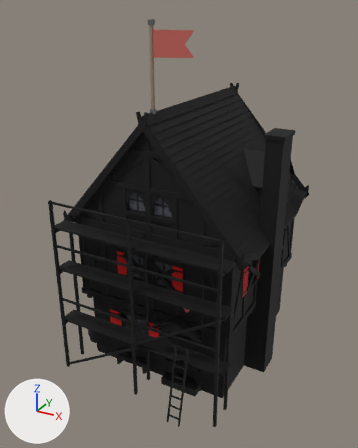
What one commit did to the glTF model game/assets/modelle/gebaeude/neubau/wohnhaus_elb_s2_g1.glb.
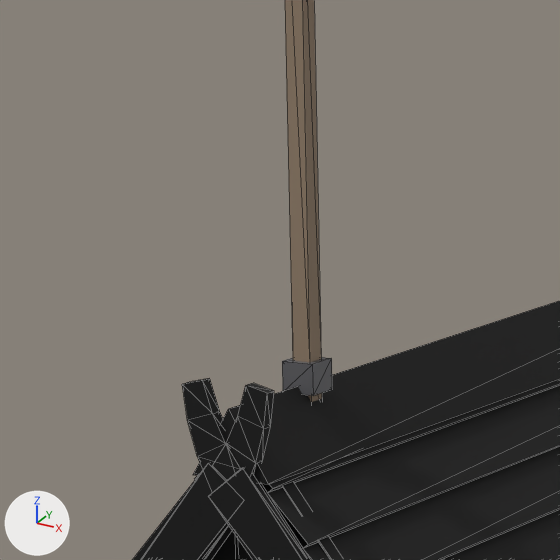
The first picture shows the older version from a 50 mm lens placed at (7.56, -14.65, 11.95), pointed at (-0.02, -0.87, 5.06). The close-ups show the older and then the newer version on the part from 31% to 52% of the width and 13% to 30% of the height of that picture. Only the edits that show in the close-ups are written down. Every picture has the same lights, and +X, +Y and +Z are marked at lower left. The close-ups show mesh edges as thin lines. Vertices at exactly the same position are counted once.

Script lines for the objects in view, before the commit:
```python
me_dach = bpy.data.meshes.new('Dach')
me_dach.from_pydata(...)  # 659 vertices, 793 faces; spans x -3.3..3.3, y -3.06..3.53, z 4.69..9.27
# faces by material slot: [322, 446, 6, 19]
me_dach.materials.append(mat_dachziegel)
me_dach.materials.append(mat_fachwerk)
me_dach.materials.append(mat_firstziegel)
me_dach.materials.append(mat_lehmputz)
me_fahne = bpy.data.meshes.new('Fahne')
me_fahne.from_pydata(...)  # 38 vertices, 56 faces; spans x -0.07..1.29, y -2.52..-2.38, z 9.07..11.63
# faces by material slot: [16, 24, 16]
me_fahne.materials.append(mat_holz)  # brown #95816c
me_fahne.materials.append(mat_eisen)  # dark grey #616165
me_fahne.materials.append(mat_hausfarbe)  # red #c46159
me_haus = bpy.data.meshes.new('Haus')
me_haus.from_pydata(...)  # 2704 vertices, 2781 faces; spans x -3.31..3.42, y -3.3..3.39, z -0.12..8.99
# faces by material slot: [257, 500, 2024]
me_haus.materials.append(mat_lehmputz)
me_haus.materials.append(mat_bruchstein)
me_haus.materials.append(mat_fachwerk)
ob_dach = bpy.data.objects.new('Dach', me_dach)
ob_dach.location = (0.0, 0.0, 0.0)
ob_fahne = bpy.data.objects.new('Fahne', me_fahne)
ob_fahne.location = (0.0, 0.0, 0.0)
ob_haus = bpy.data.objects.new('Haus', me_haus)
ob_haus.location = (0.0, 0.0, 0.0)
```
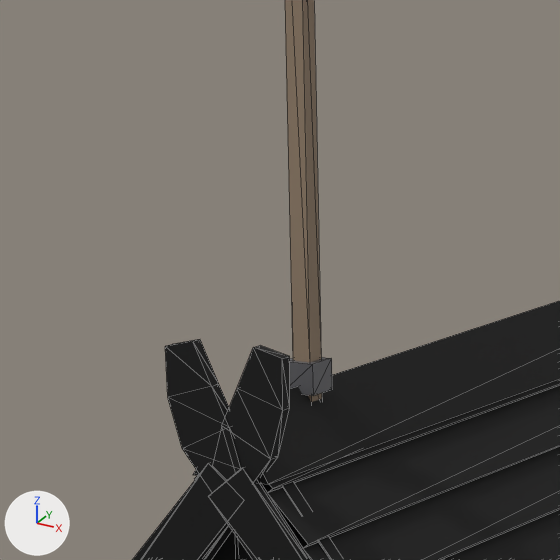
Boxes (x1, y1, x2, y2) around the edits, measured in the close-ups (560 x 560 px; the box of a moved part takes in the faces that stretch with it):
part 1 of me_dach, moved or reshaped: before (182, 378, 274, 481); after (165, 339, 290, 482)

What changed in the scene script:
```text
Change me_dach:
    used by ob_dach; location = (0.0, 0.0, 0.0)
    remove me_dach.from_pydata(...)  # 659 vertices, 793 faces; spans x -3.3..3.3, y -3.06..3.53, z 4.69..9.27
    add me_dach.from_pydata(...)  # 659 vertices, 793 faces; spans x -3.3..3.3, y -3.06..3.53, z 4.69..9.41
    me_dach part 1: 24 of 659 vertices moved; they spanned x -0.19..0.19, y -3.05..-2.99, z 8.98..9.27 and now span x -0.26..0.26, y -3.05..-2.99, z 9.0..9.41; mean shift (0.0, 0.0, 0.09); largest move (0.19, -3.04, 9.25) -> (0.26, -3.04, 9.38)
    other edits to the shape of me_dach do not show in these pictures
```
